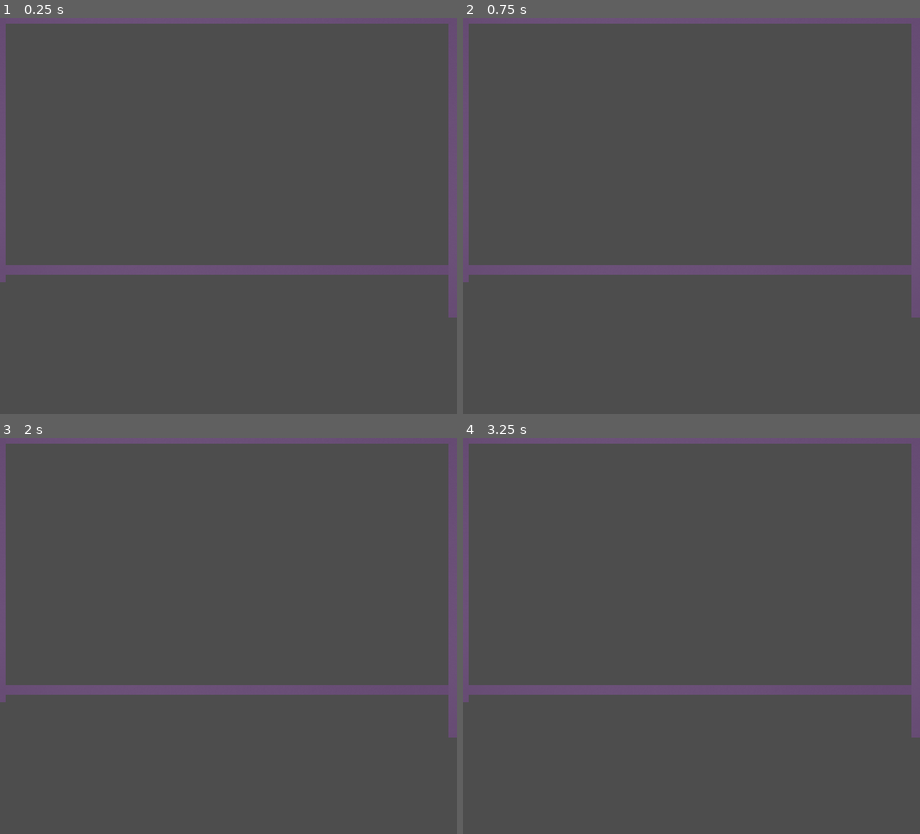
Above: before the commit, frames 1-4 (two rows, left to right).
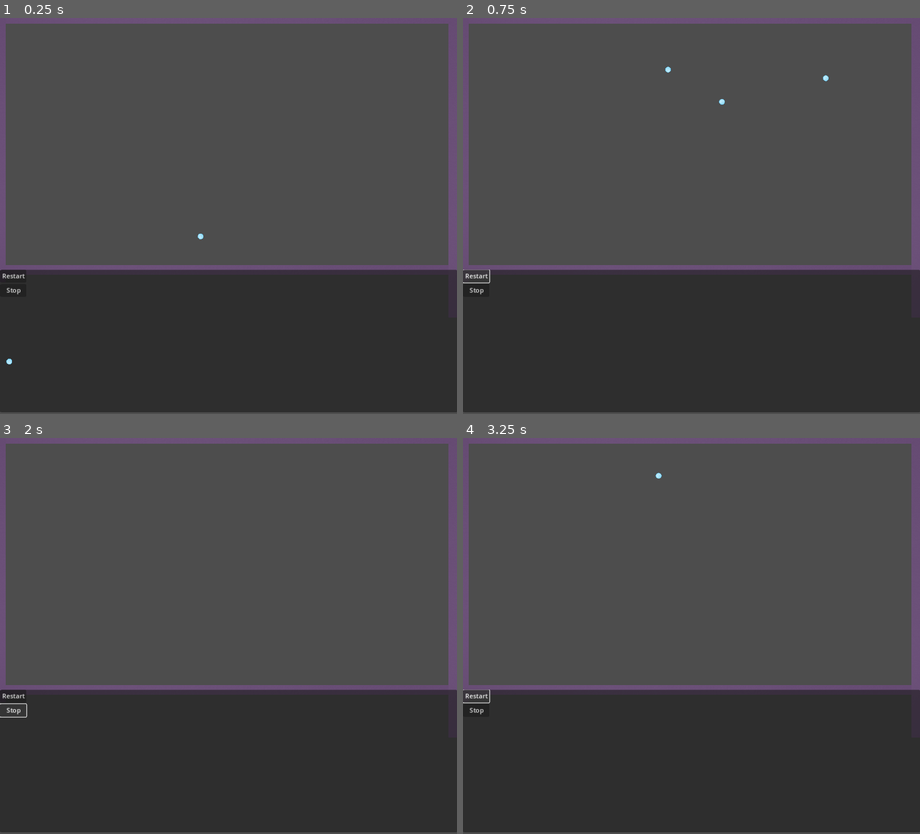
Above: after the commit, the same moments.

Repository: slinkp/godot-bounce-1
Game: Godot game, scene res://main.tscn
Two runs of this game, one before a commit and one after it. Both use one fixed random seed, a clock stepped at 60 frames per second and the inputs below.
Inputs (mouse positions are in pixels of both pictures, inside the frame that each line leads up to):
- Up to frame 1 (0.25 s): no input
- Up to frame 2 (0.75 s): click (476, 275) at 0.5 s, where only the run after the commit has a clickable "Restart"
- Up to frame 3 (2 s): click (13, 711) at 1.25 s, where only the run after the commit has a clickable "Stop"
- Up to frame 4 (3.25 s): click (476, 695) at 2 s, where only the run after the commit has a clickable "Restart"; click (476, 695) at 2.75 s, where only the run after the commit has a clickable "Restart"

The runs differ from the first frame. In frame 1, 36% of the frame differs, in the area x 0-100%, y 54-100%; in frame 2, 36%; in frame 3, 36%; in frame 4, 36%.

Commit message:
Add a rough control panel with start/stop buttons

Diff:
--- a/ball.tscn
+++ b/ball.tscn
@@ -10,7 +10,7 @@
 [sub_resource type="CircleShape2D" id="CircleShape2D_sd3rj"]
 radius = 7.0
 
-[node name="Ball" type="RigidBody2D"]
+[node name="Ball" type="RigidBody2D" groups=["balls"]]
 position = Vector2(512, 360)
 physics_material_override = SubResource("PhysicsMaterial_bqpb2")
 gravity_scale = 0.0
--- a/main.gd
+++ b/main.gd
@@ -14,9 +14,16 @@
 
 
 func restart_game():
-	print("Restarting")
-	add_random_ball()
+	stop_game()
+	print("Starting game")
+	for _n in 3:
+		add_random_ball()
 
+func stop_game():
+	print("Stopping")
+	get_tree().call_group("balls", "queue_free")
+	# Hacky `sleep` to wait for all to be freed
+	await get_tree().create_timer(0.5).timeout
 
 func add_random_ball():
 	var new_ball = ball_scene.instantiate()
@@ -48,3 +55,11 @@
 	# Randomize direction
 	var direction = randf_range(0, PI * 2)
 	return direction
+
+
+func _on_stop_button_button_down():
+	stop_game()
+
+
+func _on_restart_button_button_down():
+	restart_game() # Replace with function body.
--- a/main.tscn
+++ b/main.tscn
@@ -27,3 +27,32 @@
 position = Vector2(1, 318)
 rotation = -1.57074
 scale = Vector2(0.874732, 1.1982)
+
+[node name="UI" type="Control" parent="."]
+layout_mode = 3
+anchors_preset = 0
+offset_right = 40.0
+offset_bottom = 40.0
+
+[node name="Buttons" type="PanelContainer" parent="UI"]
+clip_contents = true
+layout_mode = 0
+offset_top = 636.0
+offset_right = 1152.0
+offset_bottom = 996.0
+
+[node name="GridContainer" type="GridContainer" parent="UI/Buttons"]
+layout_direction = 2
+layout_mode = 2
+
+[node name="RestartButton" type="Button" parent="UI/Buttons/GridContainer"]
+layout_mode = 2
+text = "Restart"
+
+[node name="StopButton" type="Button" parent="UI/Buttons/GridContainer"]
+layout_mode = 2
+text = "Stop
+"
+
+[connection signal="button_down" from="UI/Buttons/GridContainer/RestartButton" to="." method="_on_restart_button_button_down"]
+[connection signal="button_down" from="UI/Buttons/GridContainer/StopButton" to="." method="_on_stop_button_button_down"]
